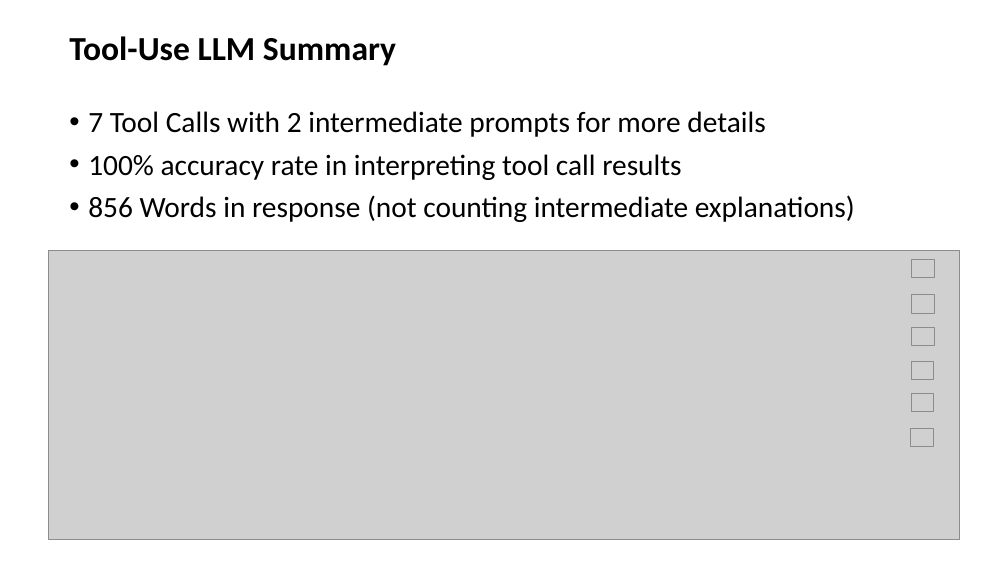
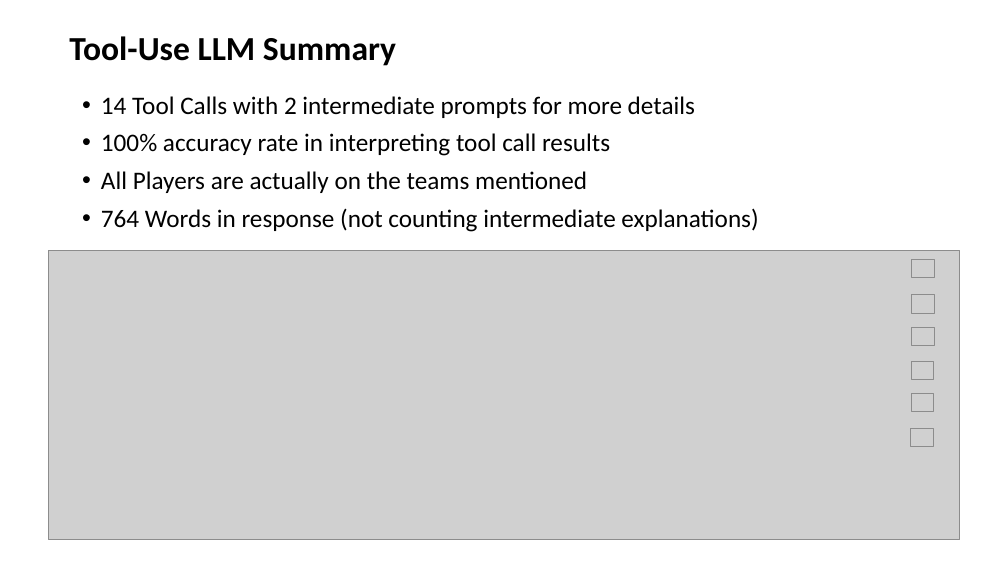
Before and after one commit to jpowersbaseball/mlbchat, a slide deck: slide 28 of docs/trade_deadline.pptx. Drawn at 1008x567 pixels with LibreOffice and Linux fonts; fonts in the diff are those of the drawing; grey boxes stand for pictures. Boxes give left, top, right and bottom in pixels: in the first picture for what was removed or moved away, otherwise in the second. Text is boxed around its words. In the diff, an @@ line names an element or a change of style, - is before the commit and + after.

```diff
--- a/docs/trade_deadline.pptx
+++ b/docs/trade_deadline.pptx
@@ text "14 Tool Calls with 2 ...": place and size @@
-text "14 Tool Calls with 2 ..." at [88, 111, 855, 222]
+text "14 Tool Calls with 2 ..." at [101, 96, 758, 232]
@@ text at [101, 96, 695, 118]: text changed; size 28 to 24 pt @@
-• 7 Tool Calls with 2 intermediate prompts for more details
+• 14 Tool Calls with 2 intermediate prompts for more details
@@ text at [101, 133, 610, 156]: size 28 to 24 pt in "100% accuracy rate in interpreting tool call ..." @@
@@ text at [101, 171, 758, 232]: text changed; size 28 to 24 pt @@
-• 856 Words in response (not counting intermediate explanations)
+• All Players are actually on the teams mentioned
+• 764 Words in response (not counting intermediate explanations)
```
Also in this commit, not shown: 4 other slides changed, 10 slides added, 10 slides removed, 5 other files.
